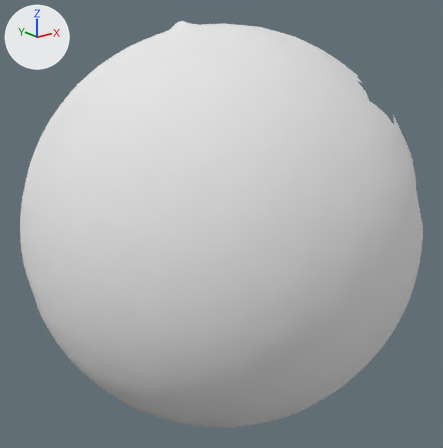
A saved change to the OBJ model res/pendulum_horizontal/Pendulum_horizontal.000060.obj.
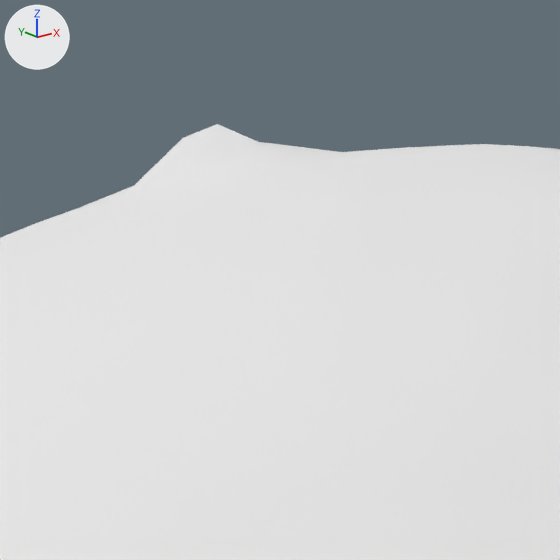
The first picture shows the older version from a 50 mm lens placed at (154.0, -334.0, 135.0), pointed at (421.0, -1.0, 2.0). The close-ups show both versions on the part from 34% to 52% of the width and 0% to 19% of the height of that picture. Lighting does not change. The marker at upper left points along +X, +Y and +Z. Where no turn or scale is listed for an object, it has been applied to the vertices.

Names of what the first close-up shows: 'Pendulum_horizontal.000060'.
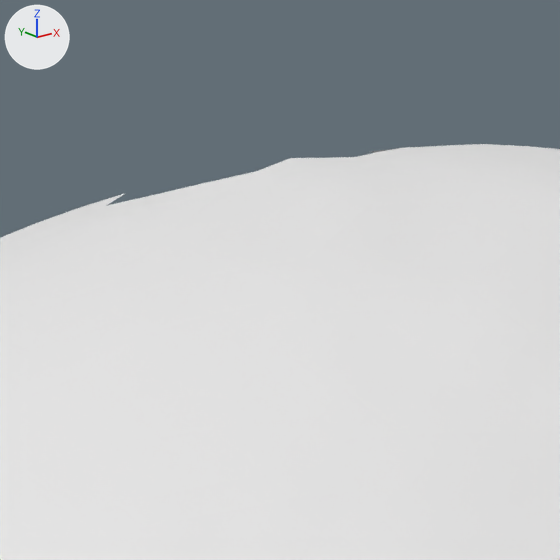
Where the change shows, as pixel boxes (x1, y1, x2, y2) in the close-ups (560 x 560 px):
```json
{"object": "Pendulum_horizontal.000060", "change": "reshaped", "before": [0, 124, 560, 560], "after": [0, 144, 560, 560]}
{"part": 1, "of": "me_pendulum_horizontal_000060", "change": "deleted", "before": [82, 124, 398, 207]}
```

Edits to the scene script, one JSON object a line:
```json
{"block": "me_pendulum_horizontal_000060", "where": "# used by ob_pendulum_horizontal_000060; location = (0.0, 0.0, 0.0)"}
{"op": "remove", "block": "me_pendulum_horizontal_000060", "code": "me_pendulum_horizontal_000060.from_pydata(...)  # 5012 vertices, 9921 faces; spans x 290.0..529.0, y -127.0..138.0, z -152.0..143.0"}
{"op": "remove", "block": "me_pendulum_horizontal_000060", "code": "me_pendulum_horizontal_000060.materials.append(mat_pendulum_horizontal_000060)  # white #e7e7e7"}
{"op": "add", "block": "me_pendulum_horizontal_000060", "code": "me_pendulum_horizontal_000060.from_pydata(...)  # 5001 vertices, 9894 faces; spans x 290.0..529.0, y -127.0..138.0, z -152.0..141.0"}
{"block": "me_pendulum_horizontal_000060", "change": "me_pendulum_horizontal_000060 part 1"}
{"block": "me_pendulum_horizontal_000060", "change": "11 vertices are removed from x 406.0..427.0, y 26.0..44.0, z 138.0..143.0"}
{"block": "me_pendulum_horizontal_000060", "change": "27 faces are deleted"}
```
